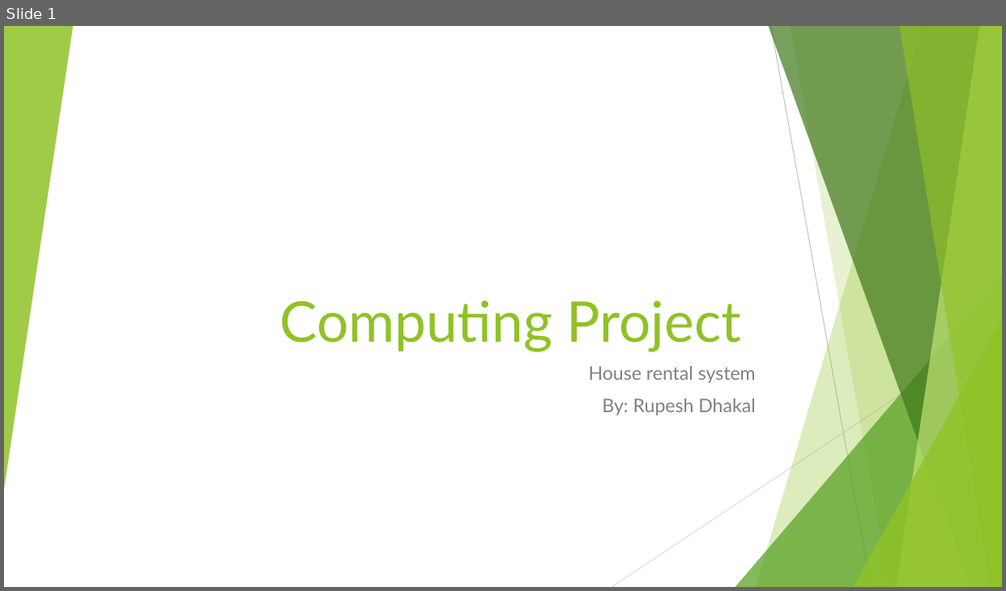
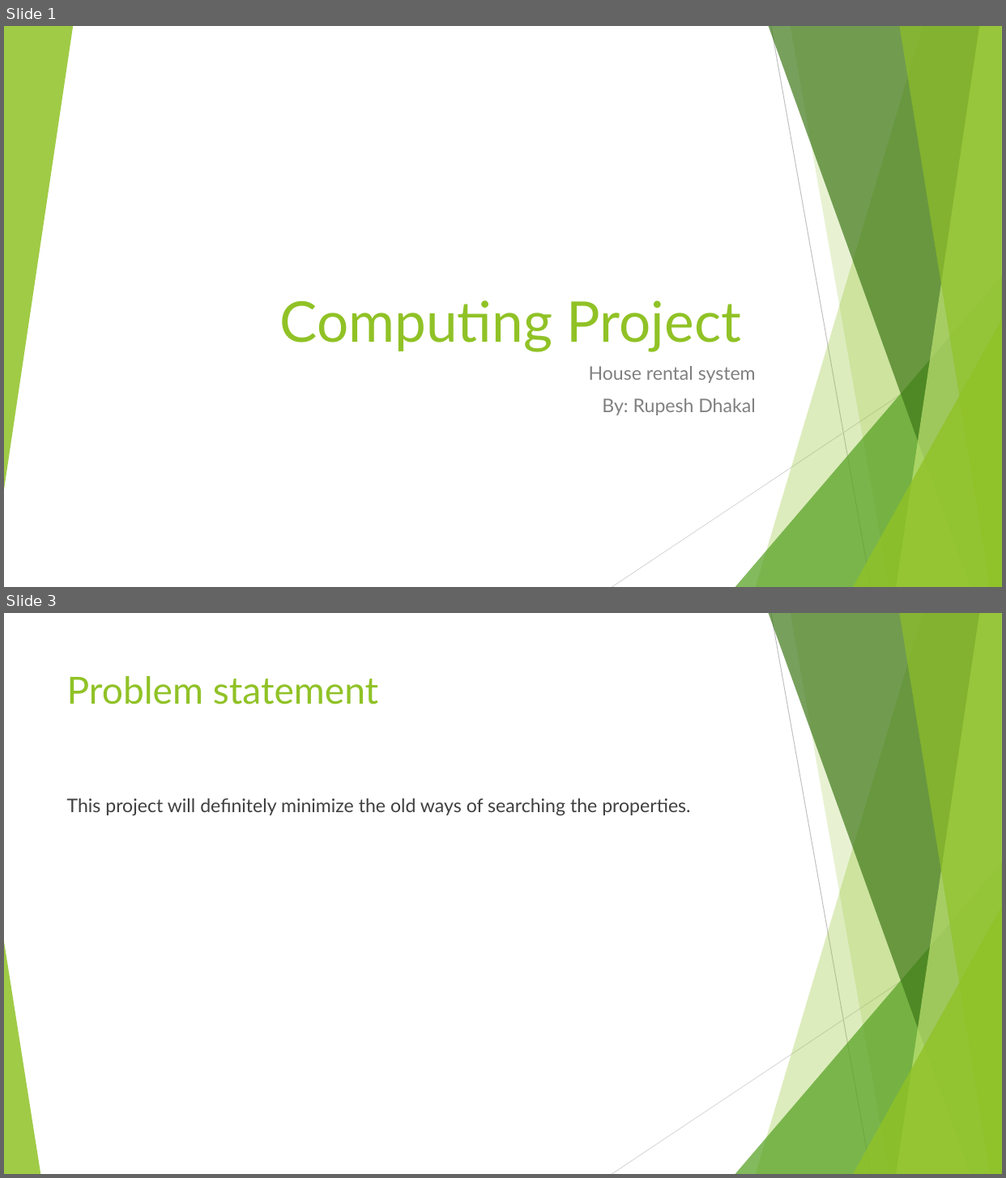
Before and after one commit to DhakalRupesh/HouseRental, a slide deck: HRS_PresentationSlide.pptx. Shown one above the other, each under a label of ours: slide 1 before the commit, slides 1 and 3 after it; the slides between them are not shown. The pictures are 1006x591 and 1006x1178 pixels, drawn with LibreOffice and Linux fonts; fonts in the diff are those of the drawing. Boxes give left, top, right and bottom in pixels: in the first picture for what was removed or moved away, otherwise in the second. Text is boxed around its words. In the diff, an @@ line names an element or a change of style, - is before the commit and + after.

```diff
--- a/HRS_PresentationSlide.pptx
+++ b/HRS_PresentationSlide.pptx
@@ slide 3 added at <box>4,613,1002,1174</box>, background #FFFFFF; not listed: 9 template elements that a slide beside it also shows @@
@@ title added at <box>67,676,378,705</box>, 36 pt, text #90C226 @@
+Problem statement
@@ text added at <box>67,798,690,815</box>, 18 pt, text #404040 @@
+This project will definitely minimize the old ways of searching the properties.
@@ triangle added at <box>4,942,40,1174</box>, fill #90C226 at 85% opacity @@
```
Also in this commit, not shown: 1 slide changed, 1 other slide added, 1 slide removed, 4 other files.
